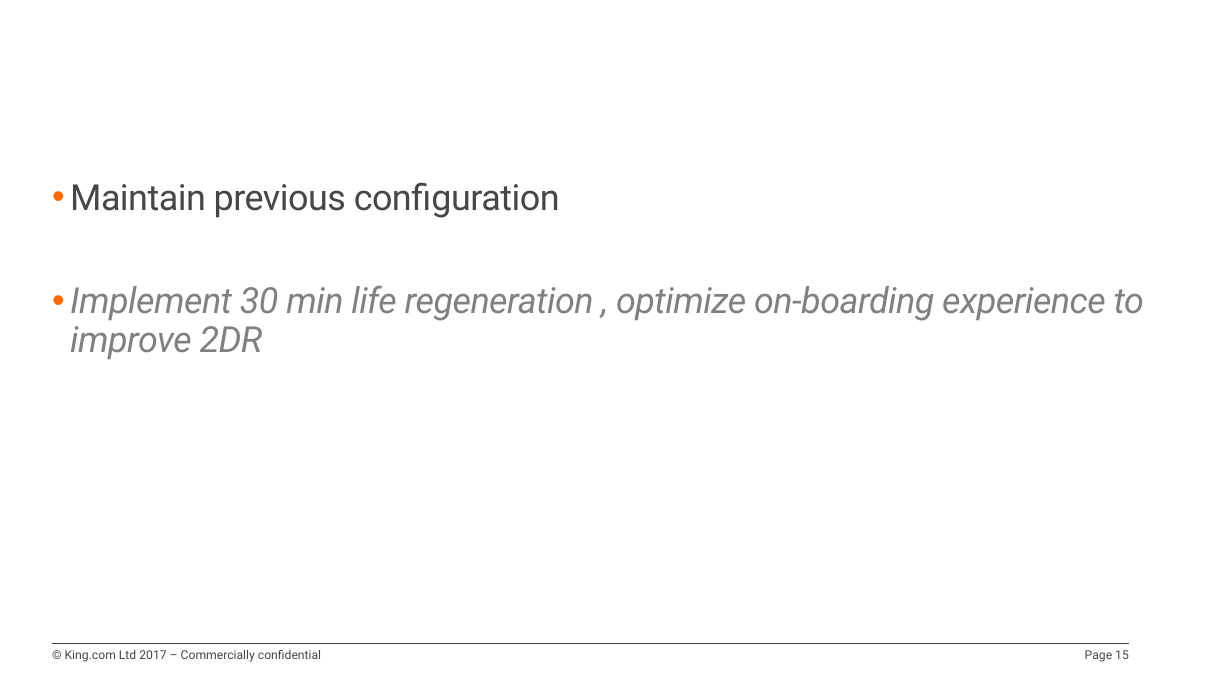
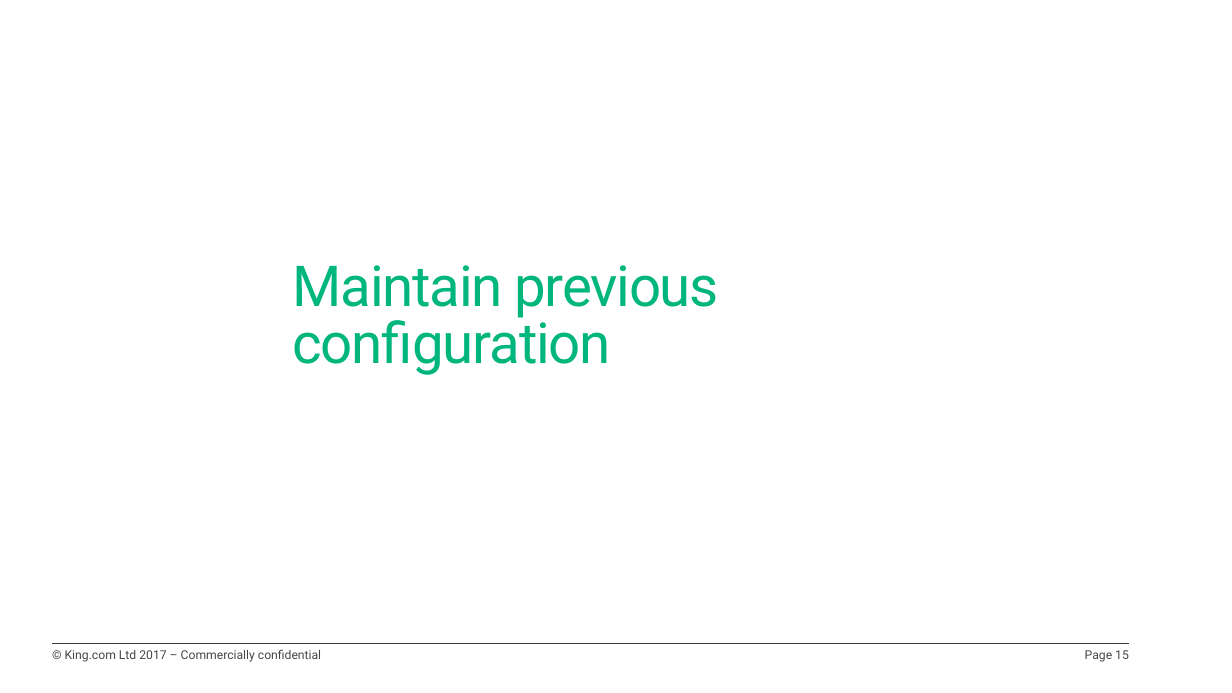
Before and after one commit to HotPotter/FarmCase, a slide deck: slide 15 of Business Case_V3_01.pptx. Drawn at 1232x693 pixels with LibreOffice and Linux fonts; fonts in the diff are those of the drawing; background and template pictures are left out. Boxes give left, top, right and bottom in pixels: in the first picture for what was removed or moved away, otherwise in the second. Text is boxed around its words. In the diff, an @@ line names an element or a change of style, - is before the commit and + after.

Commit message:
update presentation

```diff
--- a/Business Case_V3_01.pptx
+++ b/Business Case_V3_01.pptx
@@ text removed at (x1=70, y1=182, x2=1144, y2=359) @@
-• Maintain previous configuration
-• Implement 30 min life regeneration , optimize on-boarding experience to improve 2DR
@@ title added at (x1=293, y1=265, x2=719, y2=375), 44 pt, text #00B67D @@
+Maintain previous configuration
```
Also in this commit, not shown: 2 other slides changed, 1 other file.
